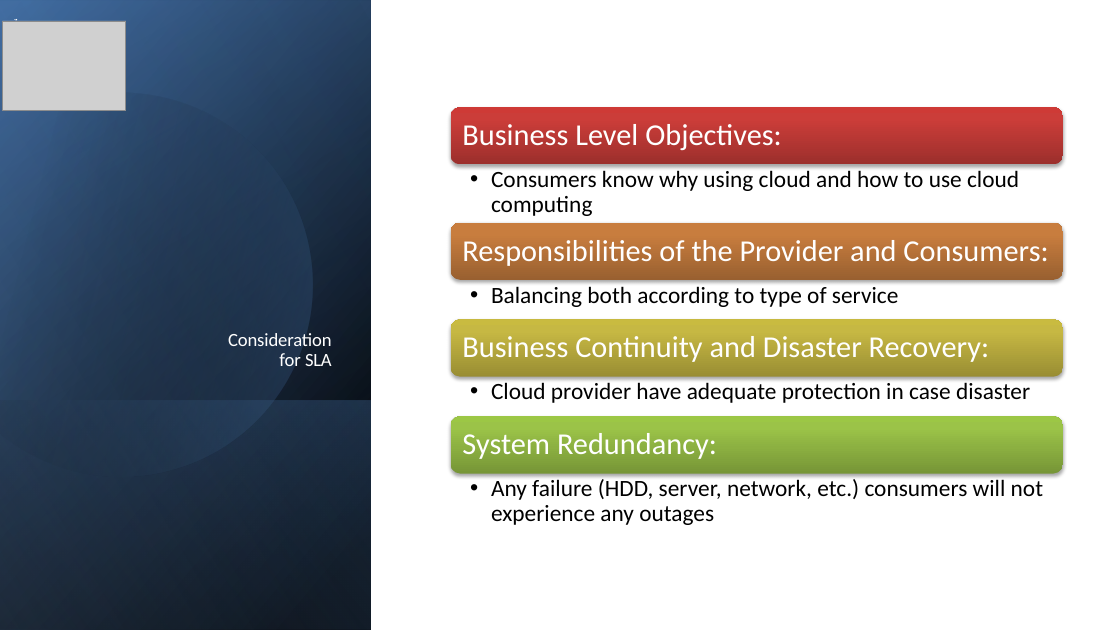
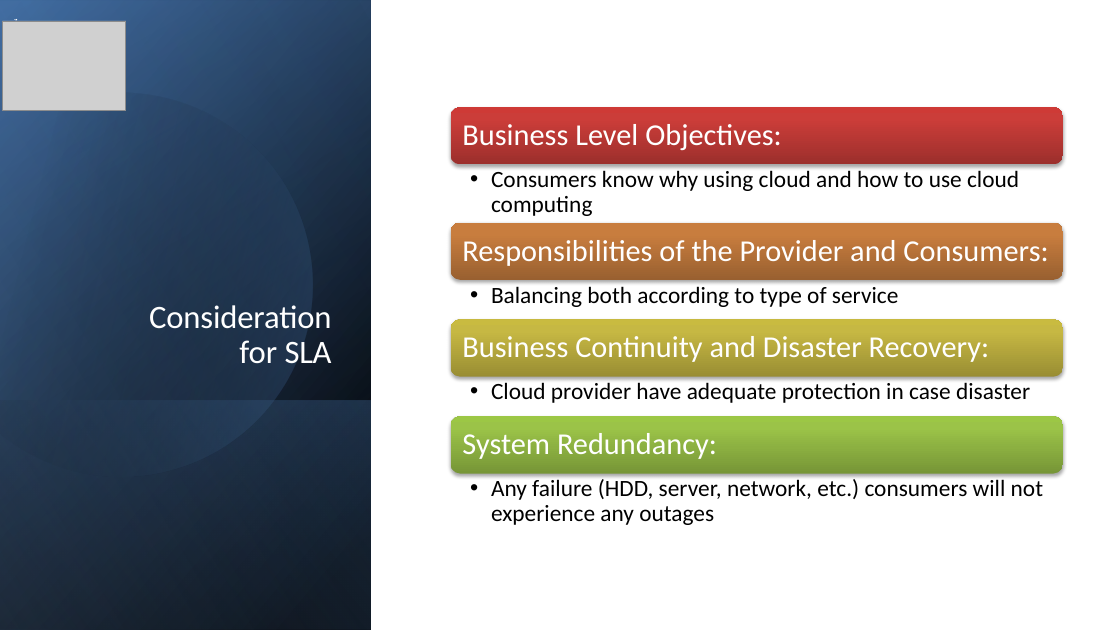
Before and after one commit to Hanseeka-Dhingana/Parallel-Distributed-Computing, a slide deck: slide 10 of lectures/Week 06.pptx. Drawn at 1120x630 pixels with LibreOffice and Linux fonts; fonts in the diff are those of the drawing; grey boxes stand for pictures. Boxes give left, top, right and bottom in pixels: in the first picture for what was removed or moved away, otherwise in the second. Text is boxed around its words. In the diff, an @@ line names an element or a change of style, - is before the commit and + after.

```diff
--- a/lectures/Week 06.pptx
+++ b/lectures/Week 06.pptx
@@ title "Consideration for SLA": place and size @@
-title "Consideration for SLA" at (228,333,332,366)
+title "Consideration for SLA" at (149,305,332,364)
@@ title "Consideration for SLA" at (149,305,332,364): size 16 to 28 pt @@
```
Also in this commit, not shown: 3 other files.
